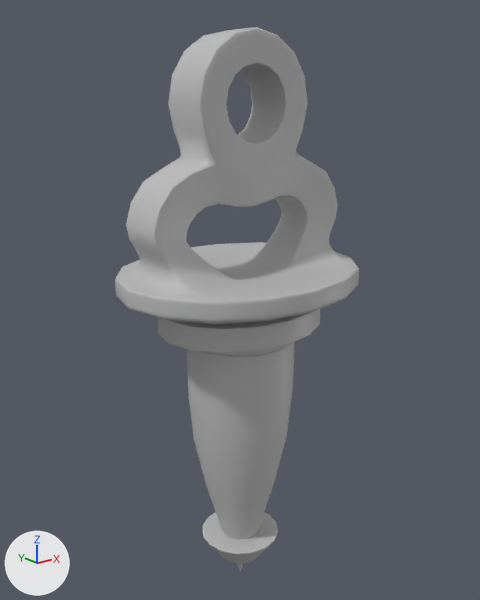
The FBX model Assets/Models/Objects/Syringe.fbx: old version first, new version second.
Rendered twice from a 50 mm camera at (-0.207, -0.259, 0.274) aimed at (0.003, 0.004, 0.168). Lighting does not change. The marker at lower left points along +X, +Y and +Z. Where no turn or scale is listed for an object, it has been applied to the vertices.

The scene before the commit, as lines of its bpy script (objects in view):
```python
me_mesh_001 = bpy.data.meshes.new('Mesh.001')
me_mesh_001.from_pydata(...)  # 1665 vertices, 1660 faces; spans x -0.066..0.066, y -0.055..0.055, z -0.126..0.126
me_mesh_001.materials.append(mat_lambert6)  # grey #bcbcbc
me_mesh_002 = bpy.data.meshes.new('Mesh.002')
me_mesh_002.from_pydata(...)  # 496 vertices, 480 faces; spans x -0.0223..0.0223, y -0.0223..0.0223, z -0.0163..0.0163
me_mesh_002.materials.append(mat_lambert1)  # grey #bcbcbc
me_mesh_003 = bpy.data.meshes.new('Mesh.003')
me_mesh_003.from_pydata(...)  # 496 vertices, 480 faces; spans x -0.0453..0.0453, y -0.0378..0.0378, z -0.0095..0.0095
me_mesh_003.materials.append(mat_lambert3)  # grey #bcbcbc
me_mesh_004 = bpy.data.meshes.new('Mesh.004')
me_mesh_004.from_pydata(...)  # 208 vertices, 192 faces; spans x -0.0291..0.0291, y -0.0287..0.0287, z -0.0597..0.0597
me_mesh_004.materials.append(mat_phong1)  # grey #bcbcbc
ob_syringeglass = bpy.data.objects.new('syringeGlass', me_mesh_004)
ob_syringeglass.location = (0.0, 0.0, 0.0903)
ob_syringeiinside = bpy.data.objects.new('syringeIInside', me_mesh_001)
ob_syringeiinside.location = (0.0, 0.0, 0.1759)
ob_syringelower = bpy.data.objects.new('syringeLower', me_mesh_002)
ob_syringelower.location = (0.0, 0.0, 0.0163)
ob_syringeupper = bpy.data.objects.new('syringeUpper', me_mesh_003)
ob_syringeupper.location = (0.0, 0.0, 0.1595)
```
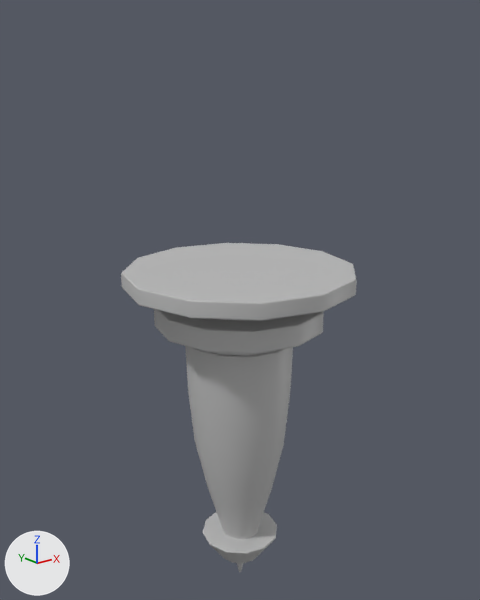
Where the change shows, as pixel boxes (x1, y1, x2, y2) in the pictures (480 x 600 px):
'syringeIInside', deleted: before (115, 27, 359, 324)
'syringeUpper', reshaped, moved: before (157, 309, 320, 356); after (121, 243, 357, 321)
'syringeGlass', reshaped, moved: before (187, 342, 294, 540); after (185, 346, 293, 537)
'syringeUpper1', added: after (154, 309, 324, 356)
'syringeLower', reshaped, moved: before (202, 512, 278, 572); after (203, 512, 277, 572)
part 3 of me_mesh_003, deleted: before (157, 309, 320, 356)
part 4 of me_mesh_003, added: after (121, 243, 357, 321)

The change, as a list of edits to the scene's bpy script:
```text
Change me_mesh_002:
    used by ob_syringelower; location = (0.0, 0.0, 0.0163)
    remove me_mesh_002.from_pydata(...)  # 496 vertices, 480 faces; spans x -0.0223..0.0223, y -0.0223..0.0223, z -0.0163..0.0163
    add me_mesh_002.from_pydata(...)  # 168 vertices, 156 faces; spans x -0.022..0.022, y -0.022..0.022, z 0.0..0.0325
    me_mesh_002 part 2: 496 vertices removed from x -0.0223..0.0223, y -0.0223..0.0223, z -0.0163..0.0163; 168 vertices added at x -0.022..0.022, y -0.022..0.022, z 0.0..0.0325
Change me_mesh_004:
    used by ob_syringeglass; location = (0.0, 0.0, 0.0903)
    remove me_mesh_004.from_pydata(...)  # 208 vertices, 192 faces; spans x -0.0291..0.0291, y -0.0287..0.0287, z -0.0597..0.0597
    remove me_mesh_004.materials.append(mat_phong1)  # grey #bcbcbc
    add me_mesh_004.from_pydata(...)  # 96 vertices, 84 faces; spans x -0.0292..0.0292, y -0.0292..0.0292, z 0.03..0.15
    me_mesh_004 part 1: 208 vertices removed from x -0.0291..0.0291, y -0.0287..0.0287, z -0.0597..0.0597; 96 vertices added at x -0.0292..0.0292, y -0.0292..0.0292, z 0.03..0.15
    add me_mesh_004.materials.append(mat_lambert1)  # grey #bcbcbc
Change me_mesh_003:
    used by ob_syringeupper; location = (0.0, 0.0, 0.1595)
    remove me_mesh_003.from_pydata(...)  # 496 vertices, 480 faces; spans x -0.0453..0.0453, y -0.0378..0.0378, z -0.0095..0.0095
    remove me_mesh_003.materials.append(mat_lambert3)  # grey #bcbcbc
    add me_mesh_003.from_pydata(...)  # 193 vertices, 192 faces; spans x -0.0604..0.0604, y -0.0604..0.0604, z 0.1674..0.1876
    me_mesh_003 part 3: 496 vertices removed from x -0.0453..0.0453, y -0.0378..0.0378, z -0.0095..0.0095
    me_mesh_003 part 4: 193 vertices added at x -0.0604..0.0604, y -0.0604..0.0604, z 0.1674..0.1876
    add me_mesh_003.materials.append(mat_lambert1)  # grey #bcbcbc
Add me_mesh_002_1:
    me_mesh_002_1.from_pydata(...)  # 204 vertices, 192 faces; spans x -0.0447..0.0447, y -0.0447..0.0447, z 0.15..0.1688
    me_mesh_002_1.materials.append(mat_lambert1)  # grey #bcbcbc
Remove ob_syringeiinside:
    ob_syringeiinside = bpy.data.objects.new('syringeIInside', me_mesh_001)
    ob_syringeiinside.location = (0.0, 0.0, 0.1759)
Change ob_syringelower:
    ob_syringelower.location: (0.0, 0.0, 0.0163) -> (0.0, 0.0, 0.0)
Change ob_syringeglass:
    ob_syringeglass.location: (0.0, 0.0, 0.0903) -> (0.0, 0.0, 0.0)
Change ob_syringeupper:
    ob_syringeupper.location: (0.0, 0.0, 0.1595) -> (0.0, 0.0, 0.0)
Add ob_syringeupper1:
    ob_syringeupper1 = bpy.data.objects.new('syringeUpper1', me_mesh_002_1)
    ob_syringeupper1.location = (0.0, 0.0, 0.0)
```
